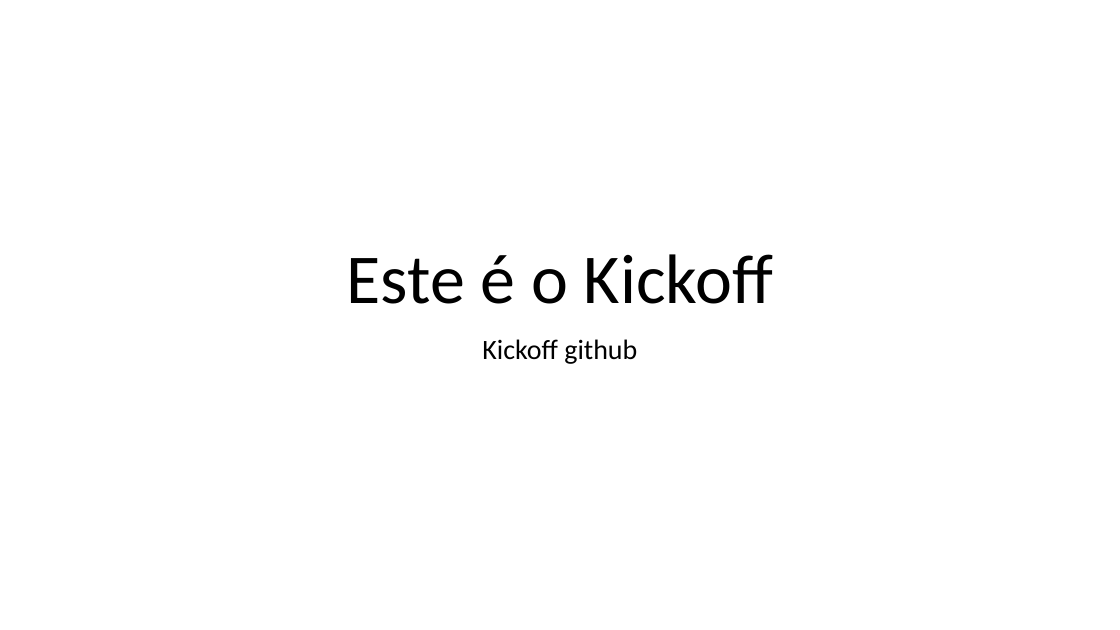
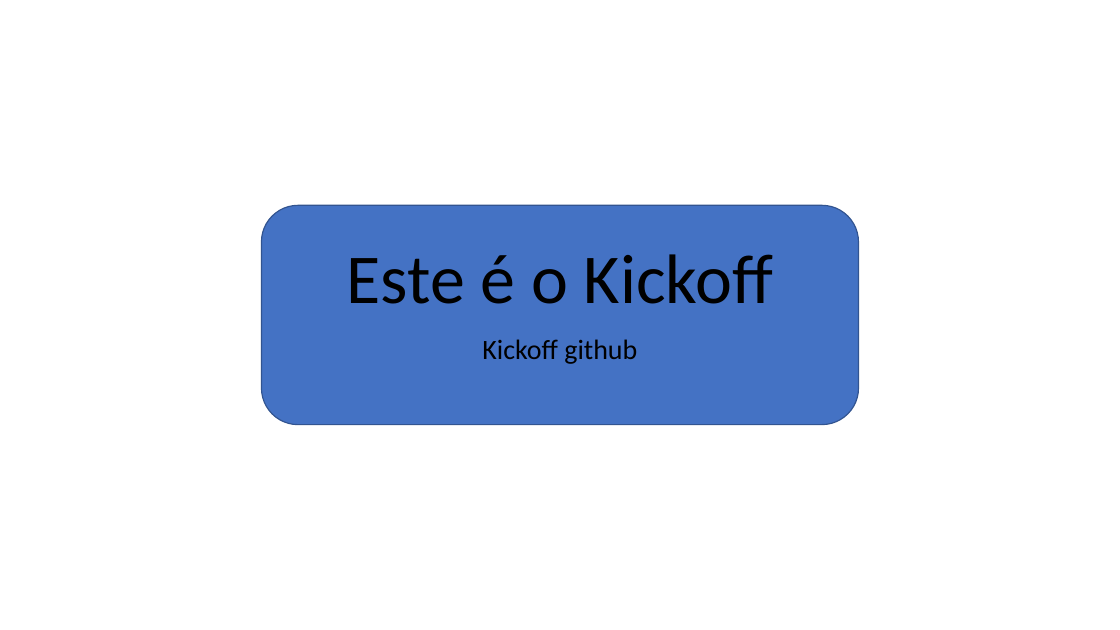
Before and after one commit to leoleoyuuki/2TDSPF-exemploGIT-2024, a slide deck: slide 1 of PastaDocumentos/Kickoff.pptx. Drawn at 1120x630 pixels with LibreOffice and Linux fonts; fonts in the diff are those of the drawing. Boxes give left, top, right and bottom in pixels: in the first picture for what was removed or moved away, otherwise in the second. Text is boxed around its words. In the diff, an @@ line names an element or a change of style, - is before the commit and + after.

Commit message:
Versao 2 do kickoff com fundo azul

```diff
--- a/PastaDocumentos/Kickoff.pptx
+++ b/PastaDocumentos/Kickoff.pptx
@@ rounded rectangle added at box(261, 205, 859, 424), fill #4472C4, outline #325491 1 pt @@
```
